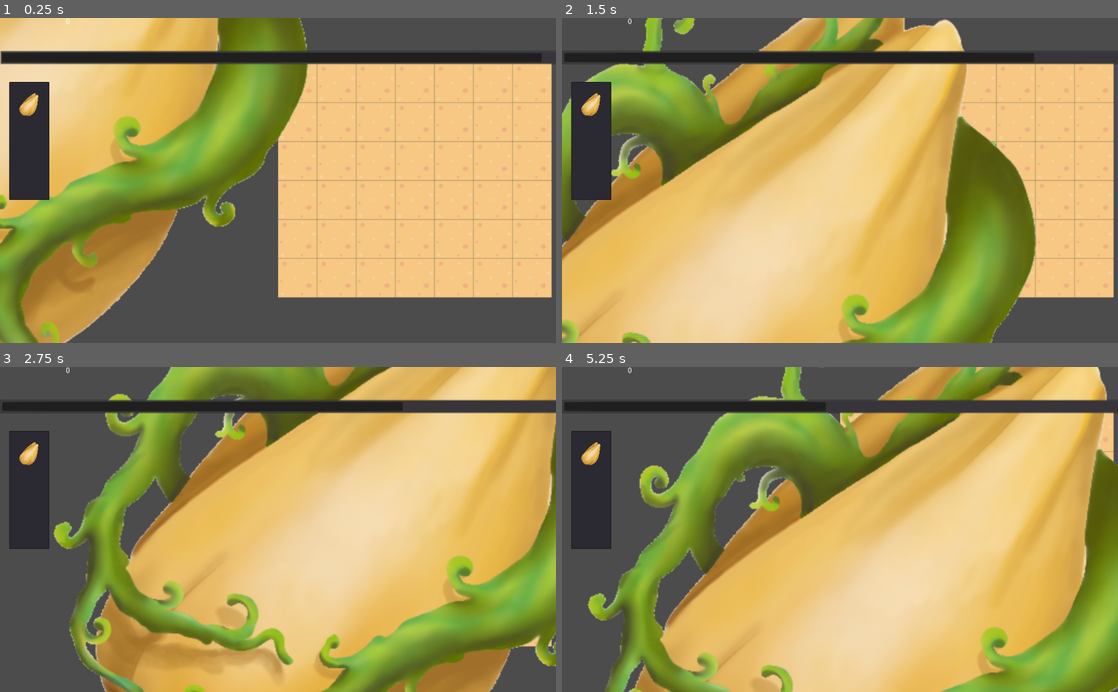
Above: before the commit, frames 1-4 (two rows, left to right).
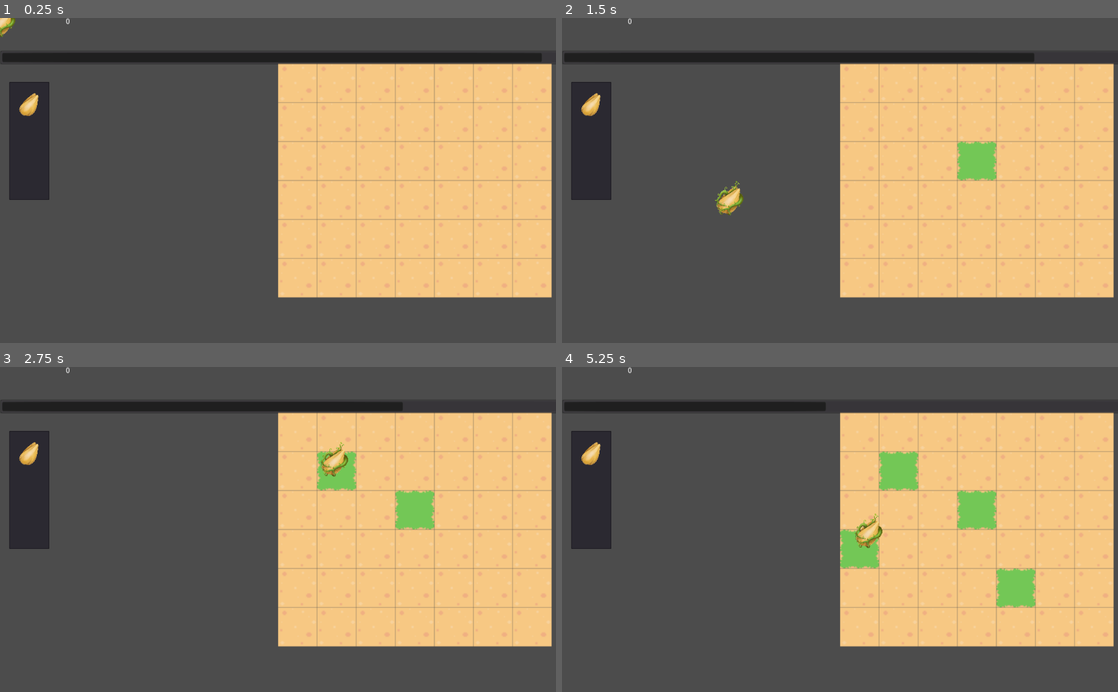
Above: after the commit, the same moments.

Repository: mr-yak/LD51
Game: Godot game, scene res://Scenes/Node2D.tscn
Same seed, same stepped clock (60 frames per second), same inputs: the game is played once before the commit and once after it.
Inputs (mouse positions are in pixels of both pictures, inside the frame that each line leads up to):
- Up to frame 1 (0.25 s): no input
- Up to frame 2 (1.5 s): move the mouse to (962, 164) at 0.52 s; click (962, 164) at 0.67 s; move the mouse to (728, 196) at 1.27 s; click (728, 196) at 1.42 s
- Up to frame 3 (2.75 s): move the mouse to (333, 458) at 2.02 s; click (333, 458) at 2.17 s
- Up to frame 4 (5.25 s): move the mouse to (812, 594) at 2.77 s; click (812, 594) at 2.92 s; move the mouse to (1006, 578) at 3.52 s; click (1006, 578) at 3.67 s; move the mouse to (673, 480) at 4.27 s; click (673, 480) at 4.42 s; move the mouse to (867, 529) at 5.02 s; click (867, 529) at 5.17 s

The runs differ from the first frame. In frame 1, 35% of the frame differs, in the area x 0-56%, y 0-100%; in frame 2, 63%; in frame 3, 66%, in the area x 9-100%, y 0-100%; in frame 4, 66%.

Commit message:
removed massive corn

Diff:
--- a/Scenes/Node2D.tscn
+++ b/Scenes/Node2D.tscn
@@ -104,6 +104,8 @@
 autostart = true
 
 [node name="MouseFollow" type="Sprite" parent="."]
+position = Vector2( -117.25, 24.25 )
+scale = Vector2( 0.048125, 0.048125 )
 texture = ExtResource( 6 )
 script = ExtResource( 5 )
 
